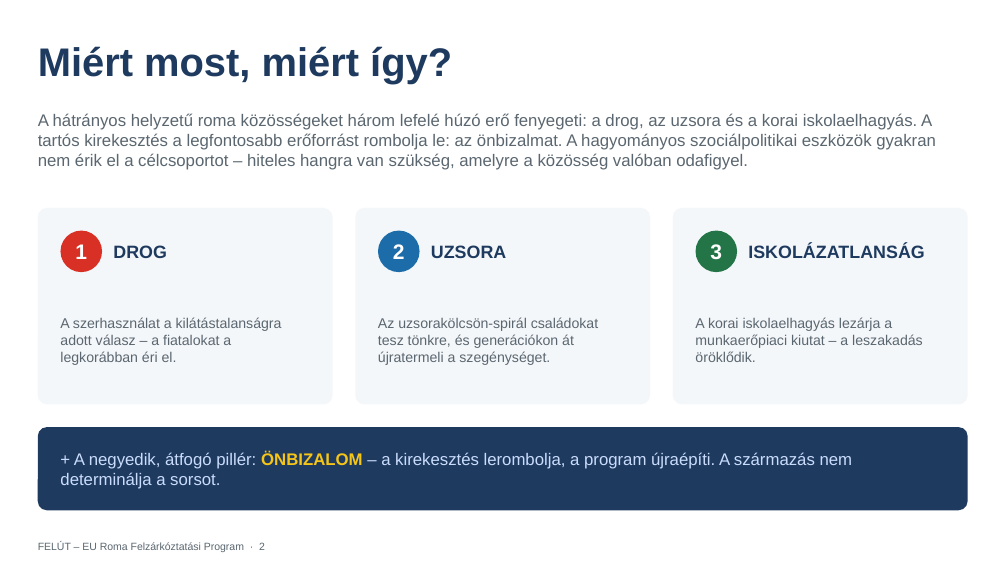
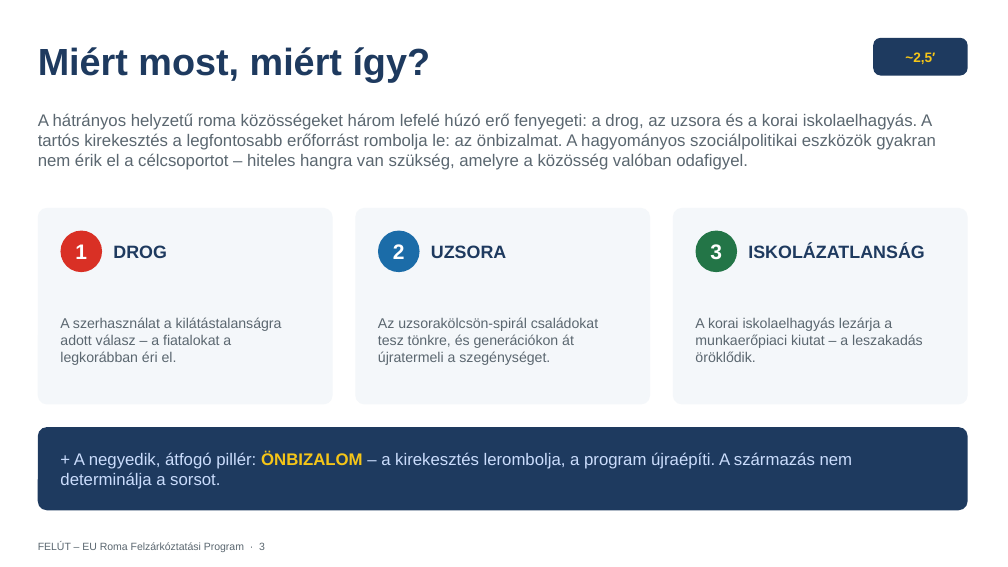
Before and after one commit to ferencszegedi-cmd/aurapro-website, a slide deck: slide 3 of eu-roma-program/prezentacio/FELUT_EU_Roma_Felzarkoztatasi_Program.pptx (slide 2 before the commit). Drawn at 1008x567 pixels with LibreOffice and Linux fonts; fonts in the diff are those of the drawing. Boxes give left, top, right and bottom in pixels: in the first picture for what was removed or moved away, otherwise in the second. Text is boxed around its words. In the diff, an @@ line names an element or a change of style, - is before the commit and + after.

```diff
--- a/eu-roma-program/prezentacio/FELUT_EU_Roma_Felzarkoztatasi_Program.pptx
+++ b/eu-roma-program/prezentacio/FELUT_EU_Roma_Felzarkoztatasi_Program.pptx
@@ text "Miért most, miért így?" at (38,47,431,82): size 38 to 36 pt @@
@@ rounded rectangle added at (873,38,968,76), fill #1E3A5F @@
@@ text added at (905,52,935,64), 13 pt, text #F5C518, bold @@
+~2,5′
```
Also in this commit, not shown: 9 other slides changed, 7 slides added, 1 other file.
